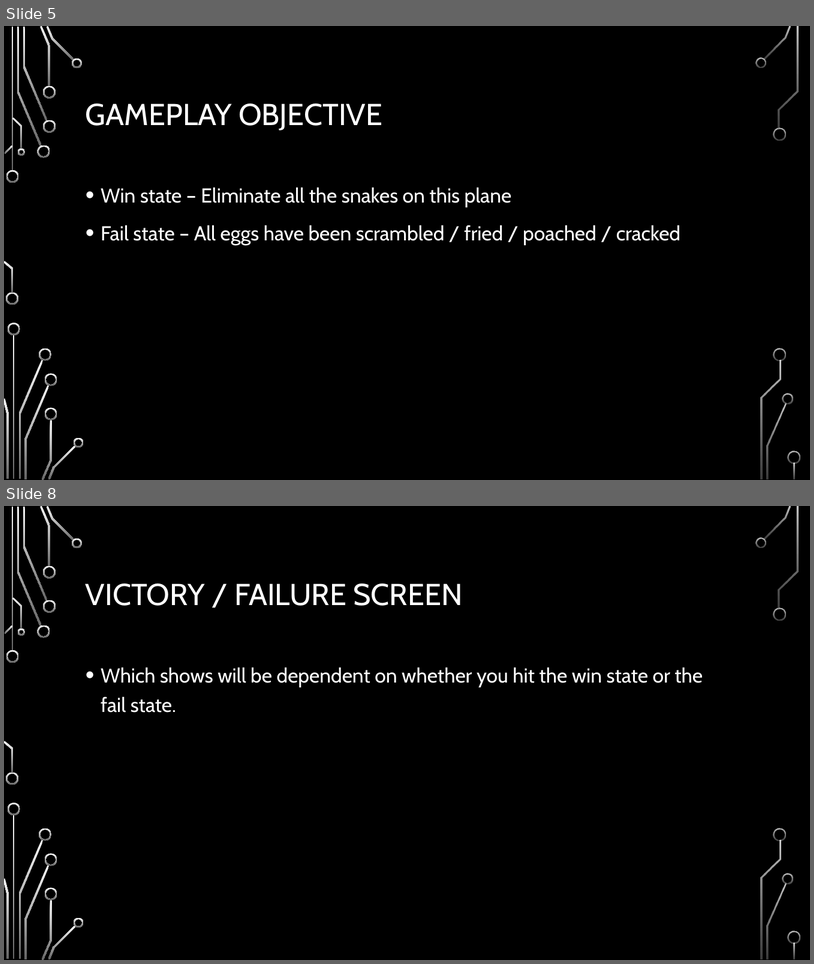
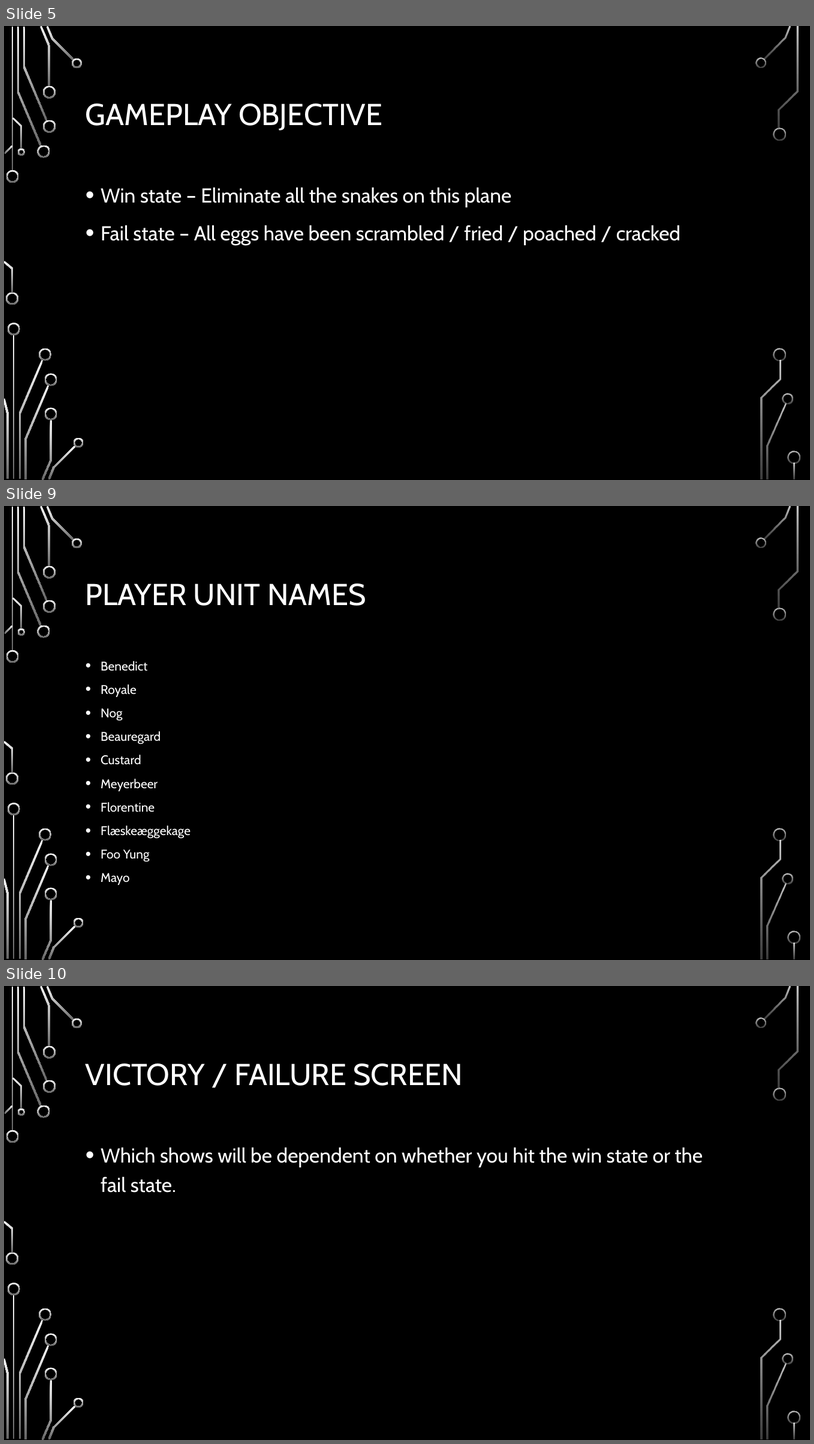
Before and after one commit to LewisGraydon/AIForGamesEngines, a slide deck: AIGameDesignDocument.pptx. Shown one above the other, each under a label of ours: slides 5 and 8 before the commit, slides 5, 9 and 10 after it; the slides between them are not shown. The pictures are 814x964 and 814x1444 pixels, drawn with LibreOffice and Linux fonts; fonts in the diff are those of the drawing; background and template pictures are left out. Boxes give left, top, right and bottom in pixels: in the first picture for what was removed or moved away, otherwise in the second. Text is boxed around its words. In the diff, an @@ line names an element or a change of style, - is before the commit and + after.

```diff
--- a/AIGameDesignDocument.pptx
+++ b/AIGameDesignDocument.pptx
@@ slide 9 added at [4, 506, 810, 960], background picture (left out); not listed: 36 template elements that a slide beside it also shows @@
@@ title added at [86, 583, 366, 606], 36 pt, text #FFFFFF @@
+PLAYER UNIT NAMES
@@ text added at [101, 661, 191, 885], 15 pt, text #FFFFFF @@
+• Benedict
+• Royale
+• Nog
+• Beauregard
+• Custard
+• Meyerbeer
+• Florentine
+• Flæskeæggekage
+• Foo Yung
+• Mayo
@@ what was slide 8 is now slide 10 @@
```
Also in this commit, not shown: 3 slides changed, 1 other slide added.
